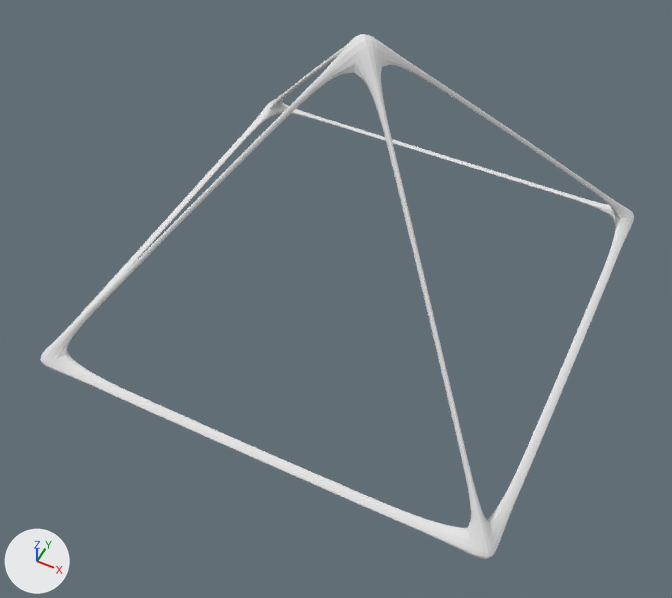
Before and after pictures for a commit that changed the Blender file Assets/SpacePod/frame0.blend.
One viewpoint serves both versions: a 50 mm camera at (4.64, -10.14, 12.08) aimed at (0.31, -1.48, 1.24). Arrows for +X, +Y and +Z are at lower left; the lights stay in place.

Objects in the first picture: 'Pyramid_closed._sub._polys'.
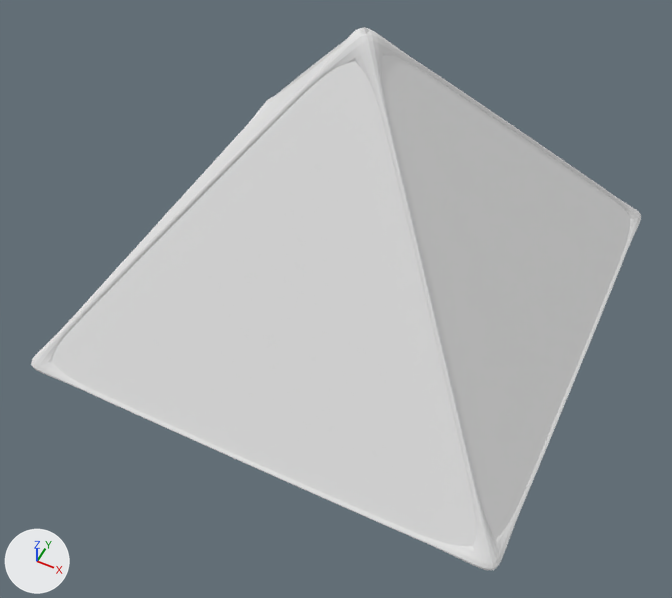
Where the change shows, as pixel boxes [x1, y1, x2, y2] in the pictures (672 x 598 px):
```json
{"object": "Pyramid_textured", "change": "added", "after": [52, 27, 630, 571]}
{"object": "Pyramid_closed._sub._polys", "change": "moved, rescaled", "before": [40, 34, 634, 559], "after": [31, 28, 641, 570]}
```

Edits to the scene script, one JSON object a line:
```json
{"op": "add", "block": "me_cube_007", "code": ["me_cube_007 = bpy.data.meshes.new('Cube.007')", "me_cube_007.from_pydata([(1.0, 1.0, -1.0), (1.0, -1.0, -1.0), (-1.0, -1.0, -1.0), (-1.0, 1.0, -1.0), (0.0, 0.0, 0.28)], [], [(0, 1, 2, 3), (0, 4, 1), (1, 4, 2), (2, 4, 3), (4, 0, 3)])", "me_cube_007.materials.append(mat_material)  # white #e7e7e7"]}
{"op": "set", "path": "ob_pyramid_closed__sub__polys.location", "old": "(0.0, 0.0, 4.0)", "new": "(0.0, 0.0, 4.07)"}
{"op": "set", "path": "ob_pyramid_closed__sub__polys.scale", "old": "(4.0, 4.0, 4.0)", "new": "(4.12, 4.12, 4.12)"}
{"op": "add", "block": "ob_pyramid_textured", "code": ["ob_pyramid_textured = bpy.data.objects.new('Pyramid_textured', me_cube_007)", "ob_pyramid_textured.location = (0.0, 0.0, 4.0)", "ob_pyramid_textured.scale = (4.0, 4.0, 4.0)"]}
```
